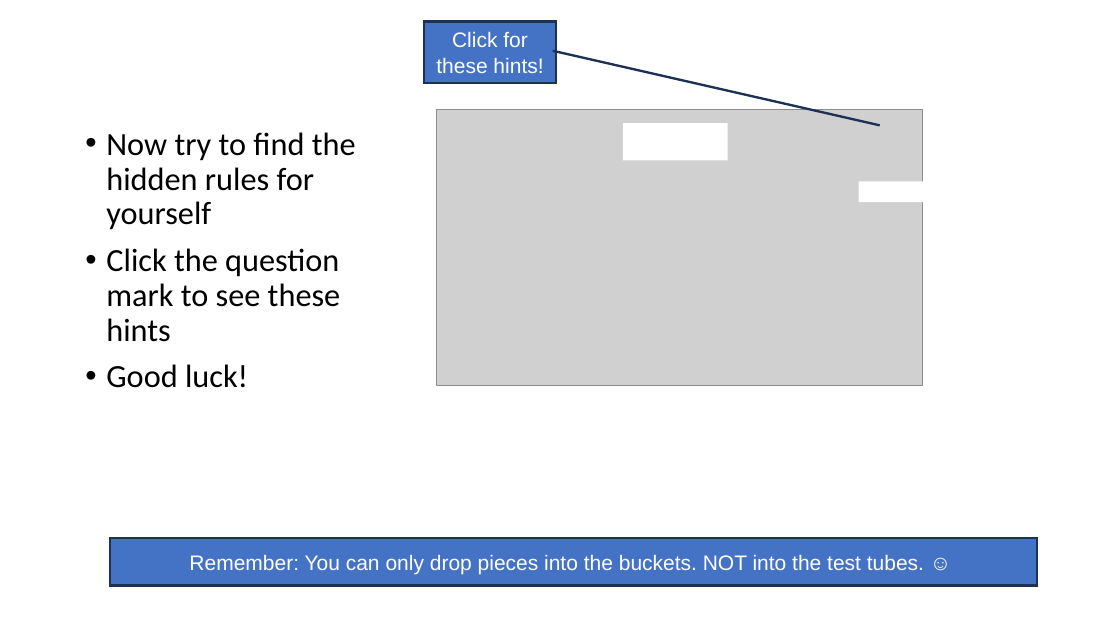
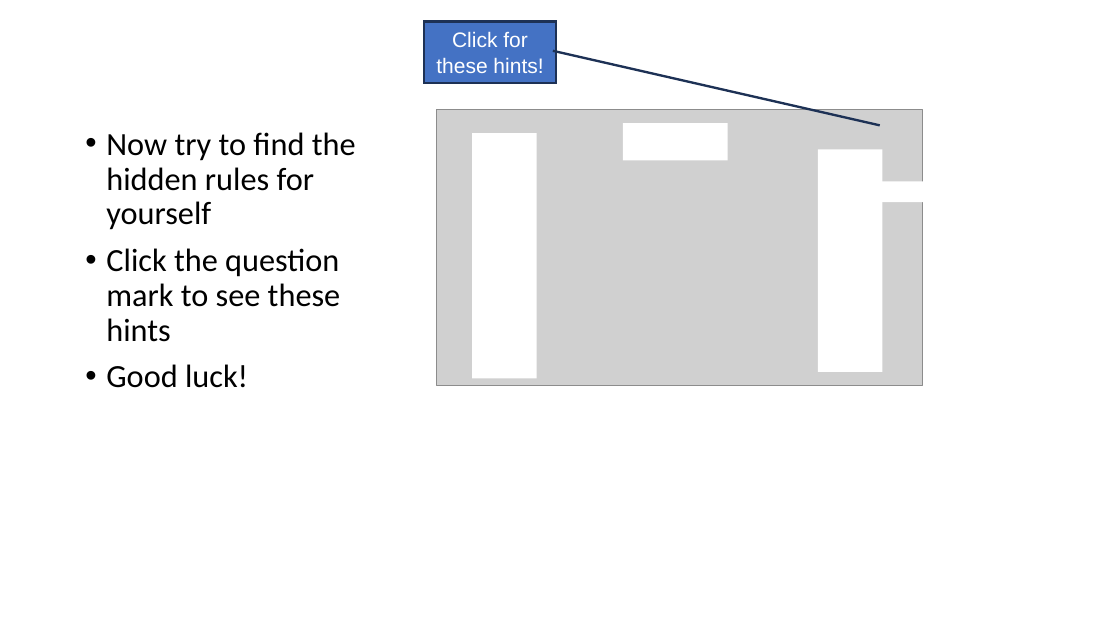
Before and after one commit to RuleGame/Rule-Game-game-data, a slide deck: slide 4 of pregame/BayesIncentNoFB/InstructionsDoublingBayes_NoFB.pptx. Drawn at 1120x630 pixels with LibreOffice and Linux fonts; fonts in the diff are those of the drawing; grey boxes stand for pictures. Boxes give left, top, right and bottom in pixels: in the first picture for what was removed or moved away, otherwise in the second. Text is boxed around its words. In the diff, an @@ line names an element or a change of style, - is before the commit and + after.

```diff
--- a/pregame/BayesIncentNoFB/InstructionsDoublingBayes_NoFB.pptx
+++ b/pregame/BayesIncentNoFB/InstructionsDoublingBayes_NoFB.pptx
@@ rectangle added at [472, 133, 537, 378], fill #FFFFFF @@
@@ rectangle added at [818, 150, 883, 372], fill #FFFFFF @@
@@ rectangle removed at [110, 539, 1037, 586] @@
-Remember: You can only drop pieces into the buckets. NOT into the test tubes. ☺
```
Also in this commit, not shown: 1 other slide changed, 2 other files.
